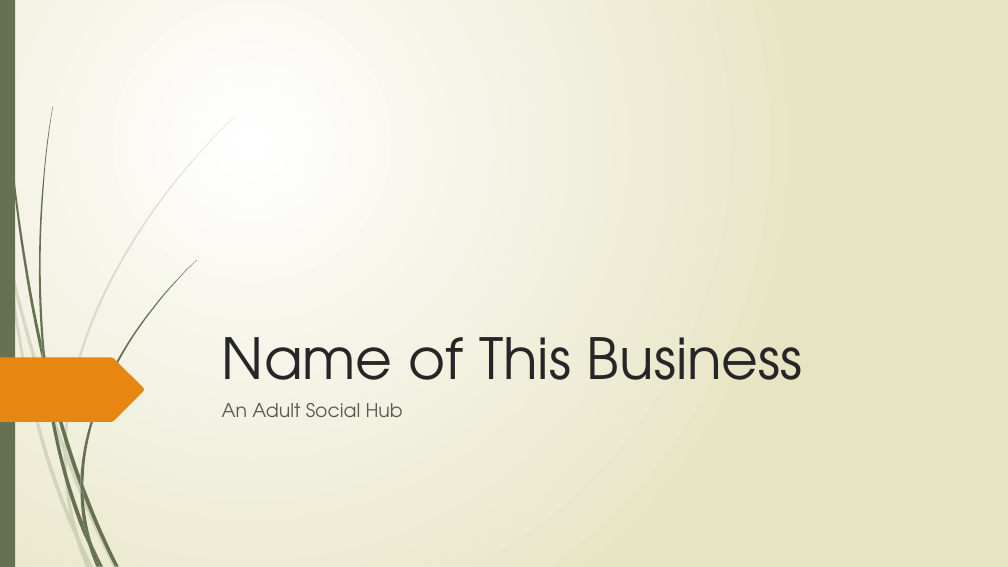
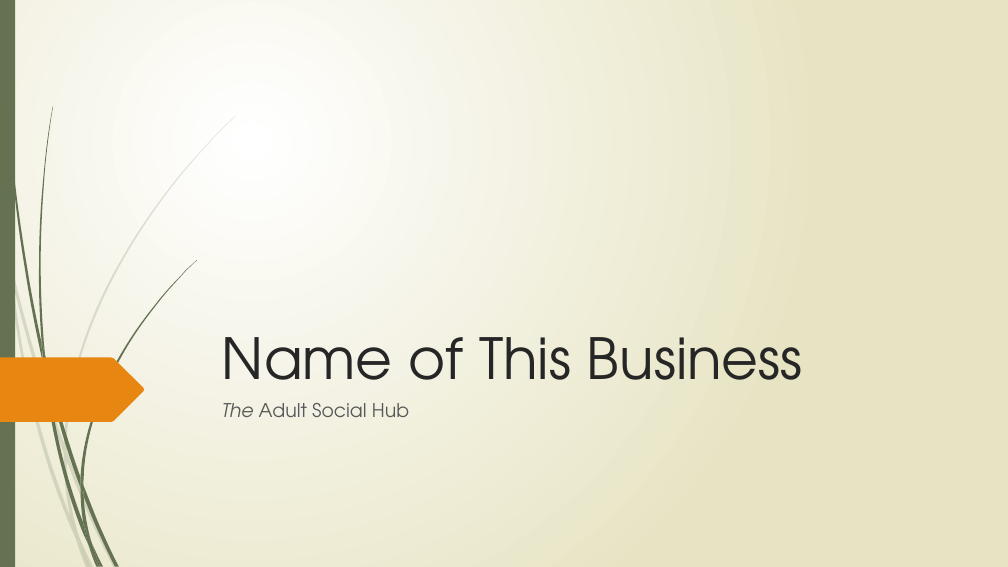
Before and after one commit to tieje/dogen, a slide deck: slide 1 of Presentation/SocialHub_FrancisT_06_23_2020.pptx. Drawn at 1008x567 pixels with LibreOffice and Linux fonts; fonts in the diff are those of the drawing. Boxes give left, top, right and bottom in pixels: in the first picture for what was removed or moved away, otherwise in the second. Text is boxed around its words. In the diff, an @@ line names an element or a change of style, - is before the commit and + after.

```diff
--- a/Presentation/SocialHub_FrancisT_06_23_2020.pptx
+++ b/Presentation/SocialHub_FrancisT_06_23_2020.pptx
@@ subtitle at (222, 403, 409, 417): text changed @@
-An Adult Social Hub
+The Adult Social Hub
```
Also in this commit, not shown: 13 other slides changed, 4 slides added, 2 slides removed, 5 other files.
